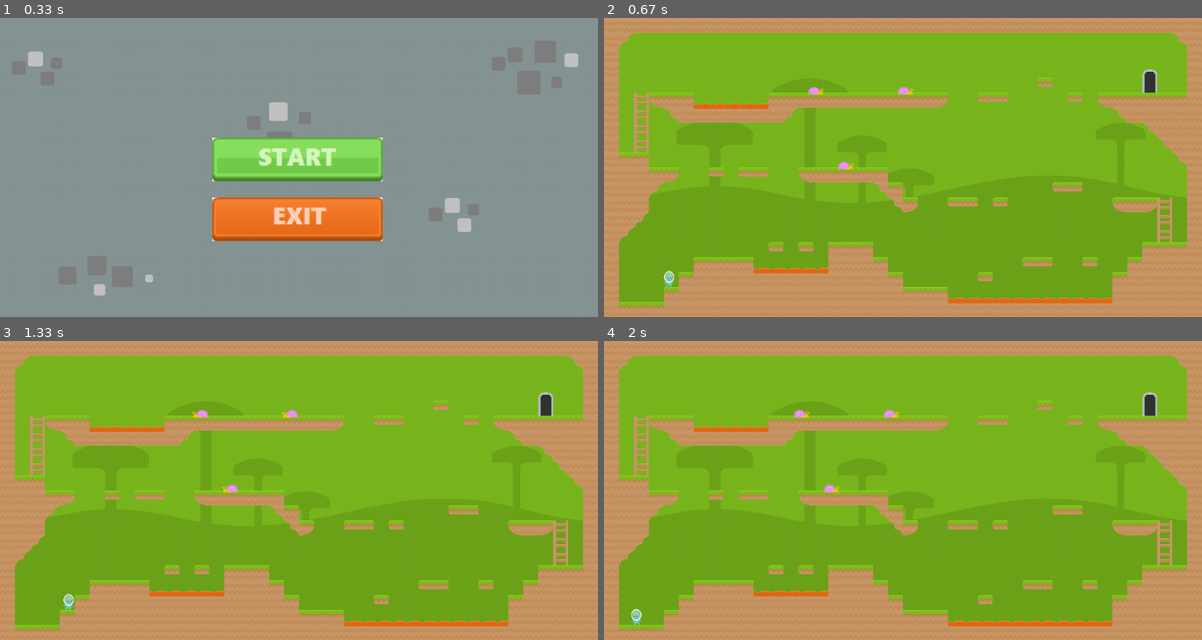
Above: before the commit, frames 1-4 (two rows, left to right).
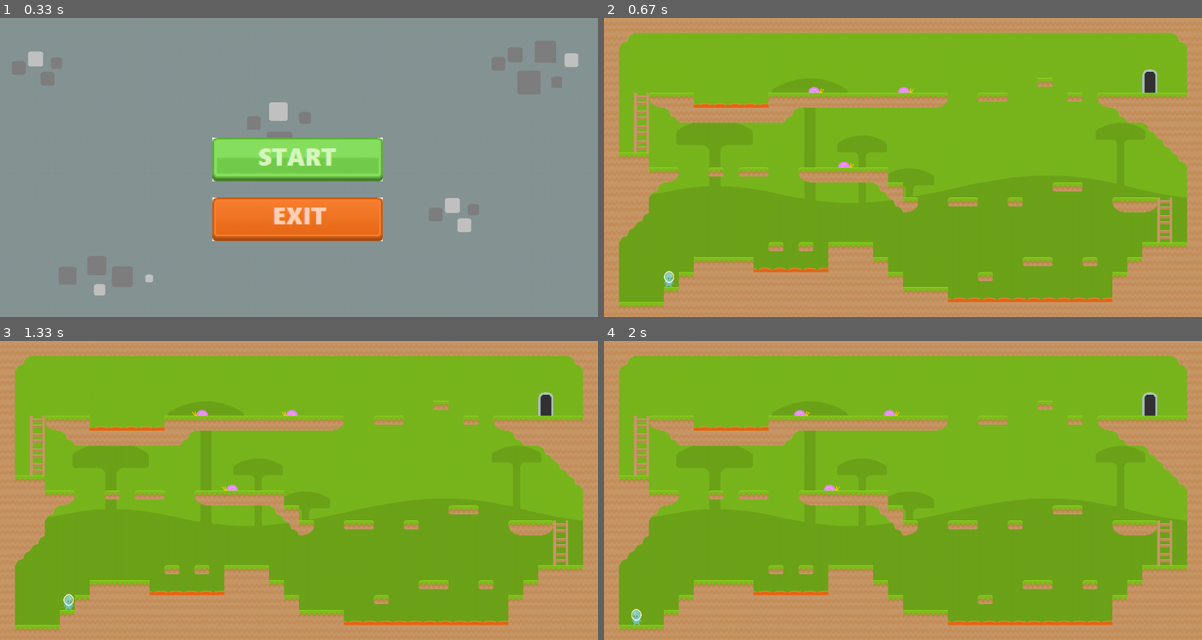
Above: after the commit, the same moments.

Repository: Dimitry0/My_pygame_project
Game: pygame game, started from game.py
Two runs of this game, one before a commit and one after it. Both use one fixed random seed, a clock stepped at 60 frames per second and the inputs below.
Inputs (mouse positions are in pixels of both pictures, inside the frame that each line leads up to):
- Up to frame 1 (0.33 s): no input
- Up to frame 2 (0.67 s): click (903, 158) at 0.38 s
- Up to frame 3 (1.33 s): hold Right 0.67-1.13 s; move the mouse to (275, 502) at 0.7 s
- Up to frame 4 (2 s): hold Left from 1.67 s (still down)

Frame 1 is identical in both runs. In frame 2, 0.5% of the frame differs, in the area x 15-85%, y 24-96%; in frame 3, 0.5%; in frame 4, 0.5%.

Commit message:
release v1.7

Diff:
--- a/game.py
+++ b/game.py
@@ -15,7 +15,7 @@
 
 # размер одного блока(клетки)
 tile_size = 25
-
+font = pygame.font.SysFont('img/Leto Text Sans Defect.otf', 70)
 gameover = 0
 main_menu = True
 menu_img = pygame.image.load('img/bg_castle.png')
@@ -140,8 +140,14 @@
                 key = pygame.key.get_pressed()
                 if key[pygame.K_UP]:
                     dy = -5
+                    for i in self.climb_images:
+                        self.image = i
                 if key[pygame.K_DOWN]:
                     dy = 5
+                    for i in self.climb_images:
+                        self.image = i
+            if pygame.sprite.spritecollide(self, door_group, False):
+                gameover = 1
 
             self.rect.x += dx
             self.rect.y += dy
@@ -159,6 +165,7 @@
     def reset(self, x, y):
         self.images_right = []
         self.images_left = []
+        self.climb_images = []
         self.index = 0
         self.counter = 0
         for num in range(1, 5):
@@ -169,7 +176,14 @@
             self.images_right.append(img_right)
             self.images_left.append(img_left)
         self.dead_image = pygame.image.load('img/ghost_dead.png')
+
         self.dead_image = pygame.transform.scale(self.dead_image, (20, 30))
+        self.climb_image1 = pygame.image.load('img/alienGreen_climb1.png')
+        self.climb_image1 = pygame.transform.scale(self.climb_image1, (17.5, 27.5))
+        self.climb_image2 = pygame.image.load('img/alienGreen_climb2.png')
+        self.climb_image2 = pygame.transform.scale(self.climb_image2, (17.5, 27.5))
+        self.climb_images.append(self.climb_image1)
+        self.climb_images.append(self.climb_image2)
         self.image = self.images_right[self.index]
         self.rect = self.image.get_rect()
         self.rect.x = x
@@ -413,7 +427,7 @@
      0, 0, 1],
     [1, 1, 1, 78, 0, 0, 0, 0, 0, 0, 0, 0, 0, 0, 0, 0, 0, 0, 77, 2, 0, 0, 0, 0, 0, 0, 0, 0, 0, 0, 74, 76, 0, 0, 0, 0, 0,
      0, 0, 1],
-    [1, 1, 1, 0, 0, 0, 0, 0, 0, 0, 0, 0, 0, 0, 0, 0, 0, 0, 0, 77, 71, 0, 0, 74, 76, 0, 73, 0, 0, 0, 0, 0, 0, 0, 70, 2,
+    [1, 1, 1, 0, 0, 0, 0, 0, 0, 0, 0, 0, 0, 0, 0, 0, 0, 0, 0, 77, 71, 0, 0, 74, 76, 0, 0, 73, 0, 0, 0, 0, 0, 0, 70, 2,
      71, 9, 0, 1],
     [1, 1, 78, 0, 0, 0, 0, 0, 0, 0, 0, 0, 0, 0, 0, 0, 0, 0, 0, 0, 0, 0, 0, 0, 0, 0, 0, 0, 0, 0, 0, 0, 0, 0, 0, 0, 0, 9,
      0, 1],
@@ -457,7 +471,7 @@
 
     screen.blit(bg_img, (0, 0))
 
-    world.draw()
+    #world.draw()
 
     if main_menu:
         screen.blit(menu_img, (0, 0))
@@ -468,10 +482,11 @@
             main_menu = False
 
     else:
-        world.draw()
+
 
         if gameover == 0:
             snail_group.update()
+
 
         snail_group.draw(screen)
         lava_group.draw(screen)
@@ -479,7 +494,8 @@
         door_group.draw(screen)
 
         game_over = player.update(gameover)
-
+        if game_over == 0:
+            world.draw()
         # if player has died
         if game_over == -1:
             screen.blit(menu_img, (0, 0))
@@ -490,10 +506,16 @@
             if exit.draw():
 
                 run = False
+        if game_over == 1:
+            screen.blit(menu_img, (0, 0))
+            draw_text('YOU WIN!', font, (255, 255, 255), (screen_width // 2) - 140, screen_height // 2)
+            if exit.draw():
+                run = False
     for event in pygame.event.get():
         if event.type == pygame.QUIT:
             run = False
 
+
     pygame.display.update()
 
 pygame.quit()
Not shown, added: level_2
